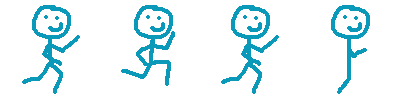
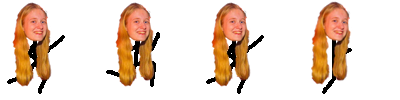
Layered file, before and after one edit (400×100). Changes by layer:
hid group "blue" (1 layers) over [22, 5, 370, 94]
renamed "black" to "daisy", showed the group it (4 layers) over [7, 1, 370, 94]
added layer "1" (4th of 4, in "daisy") in group "daisy" over [7, 2, 65, 94]
added layer "2" (3rd of 3, in "daisy") in group "daisy" over [106, 2, 160, 87]
added layer "3" (3rd of 3, in "daisy") in group "daisy" over [206, 2, 264, 94]
added layer "4" (5th of 5, in "daisy") in group "daisy" over [311, 1, 353, 94]
